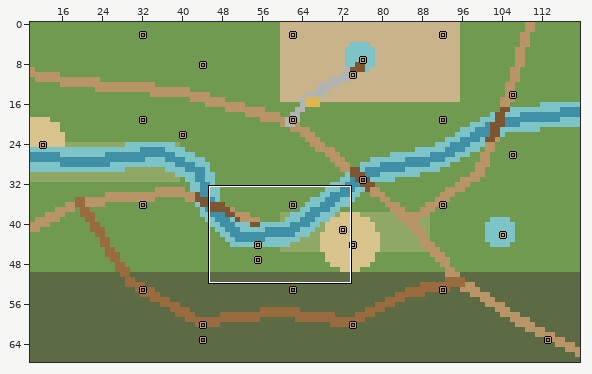
LDtk project, stored at art/source/world/hearthwild.ldtk. The first picture is a wide view before the edit; the outline marks the close-up.
Close-up. Old version:
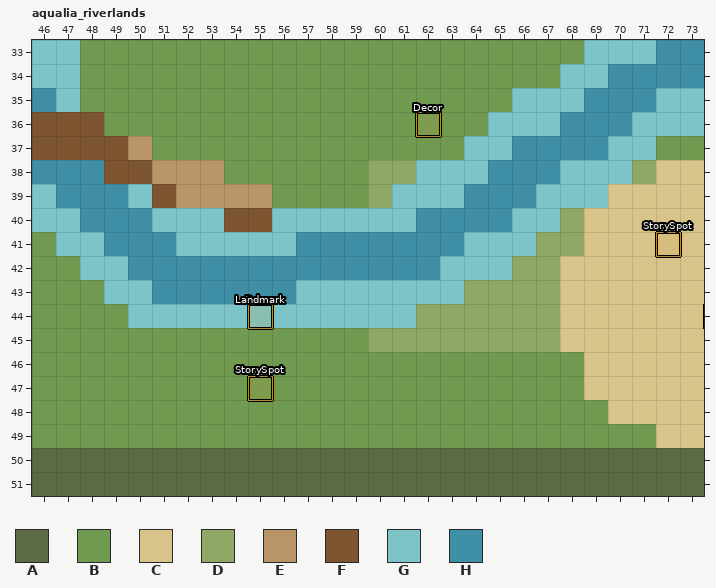
Cells are 32x32 px. Shown: aqualia_riverlands x 46..73, y 33..51. The commit also changed other parts of the map, which this record leaves out.
Key: from "biome": A 7 "swamp"; from "ground": B 1 "grass", C 3 "sand", D 6 "reedbed"; from "paths": E 1 "dirt_path", F 4 "bridge"; from "water": G 1 "fresh_shallow", H 2 "fresh_deep".
_ is an empty cell, # one hidden under a higher layer.
Objects are placed by their top-left corner, in cells (3,4 is the top-left corner of cell 3,4); size is 1x1 cell unless given.
Layers that did not change in this view are not listed.
Layer "ground" before, first column x 46:
33 ##BBBBBBBBBBBBBBBBBBBBB#####
34 ##BBBBBBBBBBBBBBBBBBBB######
35 ##BBBBBBBBBBBBBBBBBB########
36 ###BBBBBBBBBBBBBBBB#########
37 #####BBBBBBBBBBBBB########BB
38 ########BBBBBBDD#########DCC
39 ##########BBBBD#########CCCC
40 ######################DCCCCC
41 B####################DDCCCCC
42 BB##################DDCCCCCC
43 BBB###############DDDDCCCCCC
44 BBBB############DDDDDDCCCCCC
45 BBBBBBBBBBBBBBDDDDDDDDCCCCCC
46 BBBBBBBBBBBBBBBBBBBBBBBCCCCC
47 BBBBBBBBBBBBBBBBBBBBBBBCCCCC
48 BBBBBBBBBBBBBBBBBBBBBBBBCCCC
49 BBBBBBBBBBBBBBBBBBBBBBBBBBCC
50 ############################
51 ############################
Layer "biome" before, first column x 46:
44 ____________________________
45 ____________________________
46 ____________________________
47 ____________________________
48 ____________________________
49 ____________________________
50 AAAAAAAAAAAAAAAAAAAAAAAAAAAA
51 AAAAAAAAAAAAAAAAAAAAAAAAAAAA
Layer "water" before, first column x 46:
33 GG_____________________GGGHH
34 GG____________________GGHHHH
35 HG__________________GGGHHHGG
36 ###________________GGGHHHGGG
37 ####______________GGHHHHGG__
38 HHH##___________GGGHHHGGG___
39 GHHHG#_________GGGHHHGGG____
40 GGHHHGGG##GGGGGGHHHHGG______
41 _GGHHHGGGGGHHHHHHHGGG_______
42 __GGHHHHHHHHHHHHHGGG________
43 ___GGHHHHHHGGGGGGG__________
44 ____GGGGGGGGGGGG____________
45 ____________________________
46 ____________________________
47 ____________________________
48 ____________________________
Layer "paths" before, first column x 46:
33 ____________
34 ____________
35 ____________
36 FFF_________
37 FFFFE_______
38 ___FFEEE____
39 _____FEEEE__
40 ________FF__
41 ____________
42 ____________
43 ____________
44 ____________
Objects on layer "decoration" before:
"Decor" rectangle at 55,44
"Decor" rectangle at 62,36
After the commit:
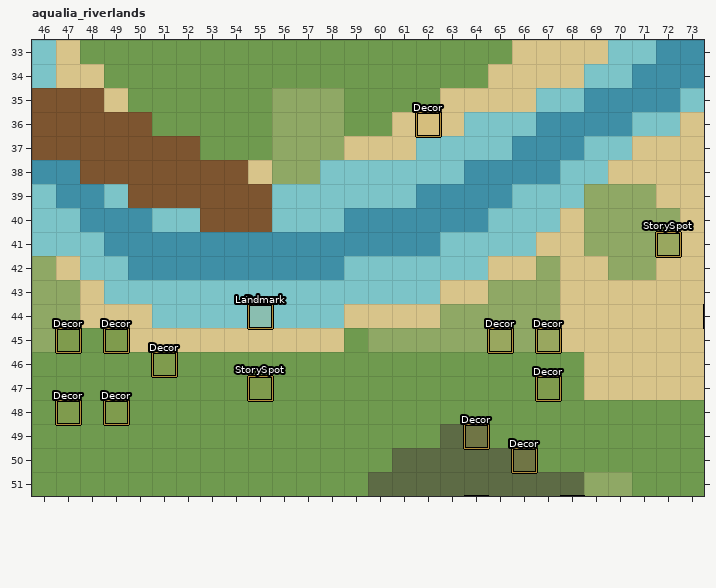
What changed:
Changed rows in their new state; . is an unchanged cell.
Layer "ground":
first column x 46:
33 .C..................CCCC....
34 .CC................CCCC.....
35 ..#C......DDD....CCCC.......
36 ...##.....DDD..CCC#........C
37 .....#....DDDCCC##.......CCC
38 ........#CDD####........CC..
39 ..........#####.........DD..
40 ......................CDDDD.
41 #....................CCDDDD.
42 DC.................CC...DD..
43 DDC..............CC.........
44 DDCCC........CCCC...........
45 D...CCCCCCCCC...............
48 ........................BBBB
49 .................##.......BB
51 .......................DD...
Layer "biome":
first column x 46:
49 .................AA.........
50 _______________......_______
51 ______________........._____
Layer "water":
first column x 46:
33 ._....................._....
34 ._...................._.G...
35 #..................._.....H.
36 ..................G..H....._
37 ................GG.....G._..
38 ..#.........GGGG..H....._...
39 ...G......GGGGG.HH..G.._....
40 .............HHH...G........
41 G.....HHHHH......G..........
42 .............GGGG.._........
43 .....GGGGGG......_..........
44 ...._........___............
Layer "paths":
first column x 46:
35 FFF.......
36 ...FF.....
37 ....FFF...
38 ..F..FFFF.
39 ....F.FFFF
40 .......F..
Layer "decoration":
added: "Decor" rectangle at 47,45
added: "Decor" rectangle at 51,46
added: "Decor" rectangle at 47,48
added: "Decor" rectangle at 49,45
added: "Decor" rectangle at 49,48
added: "Decor" rectangle at 64,49
added: "Decor" rectangle at 67,47
added: "Decor" rectangle at 65,45
added: "Decor" rectangle at 67,45
added: "Decor" rectangle at 66,50
